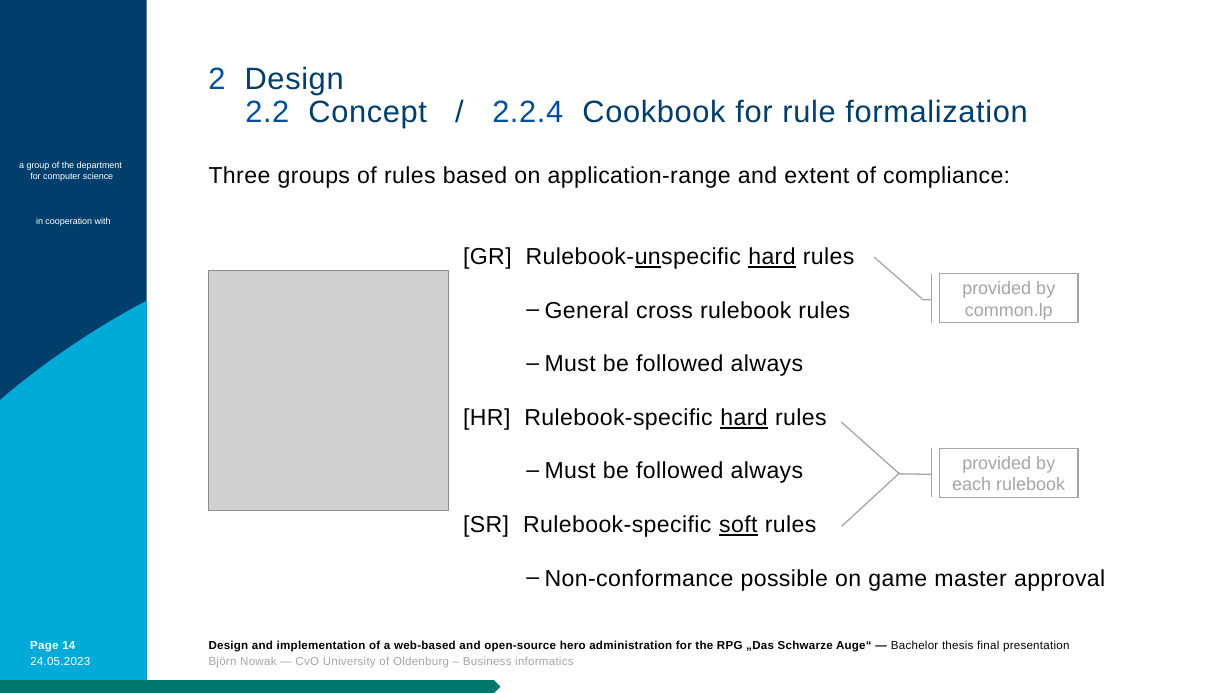
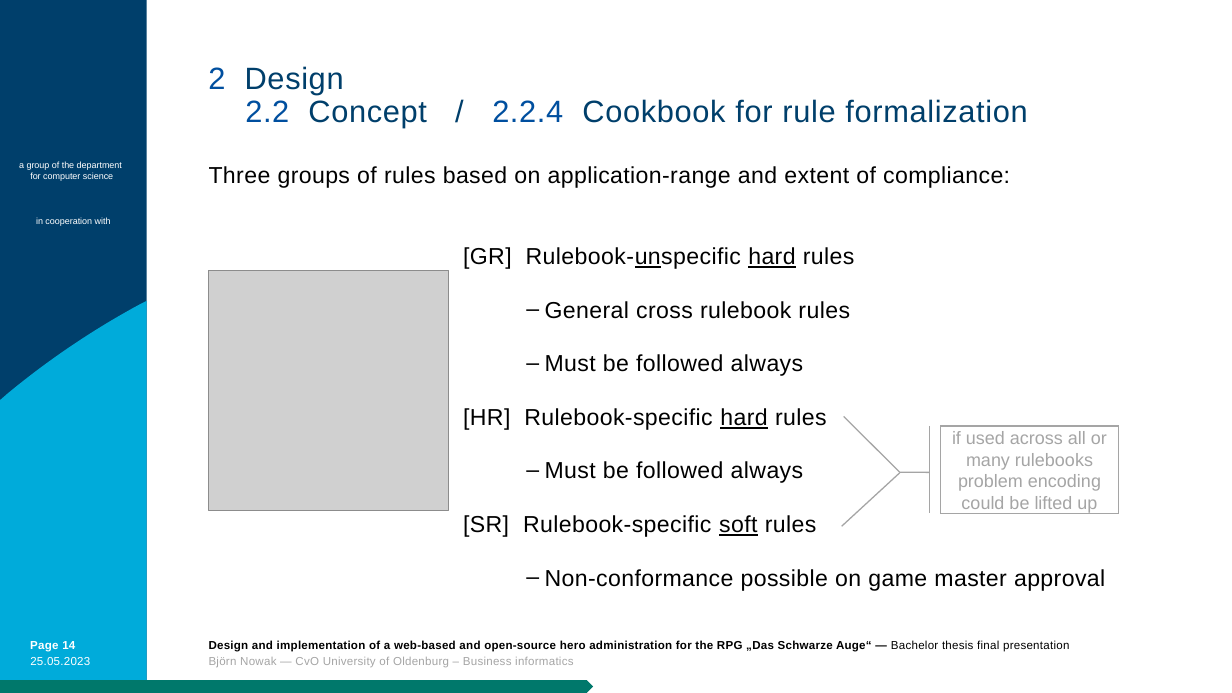
Before and after one commit to bjoern-nowak/bachelorthesis, a slide deck: slide 14 of presentation/BA_Nowak_AP.pptx. Drawn at 1232x693 pixels with LibreOffice and Linux fonts; fonts in the diff are those of the drawing; grey boxes stand for pictures; background and template pictures are left out. Boxes give left, top, right and bottom in pixels: in the first picture for what was removed or moved away, otherwise in the second. Text is boxed around its words. In the diff, an @@ line names an element or a change of style, - is before the commit and + after.

```diff
--- a/presentation/BA_Nowak_AP.pptx
+++ b/presentation/BA_Nowak_AP.pptx
@@ accent border callout removed at (940, 274, 1079, 323) @@
-provided by common.lp
@@ accent border callout "if used across all or ...": place and size @@
-accent border callout "if used across all or ..." at (940, 448, 1079, 497)
+accent border callout "if used across all or ..." at (941, 426, 1119, 513)
@@ accent border callout "if used across all or ..." at (941, 426, 1119, 513): proportions changed @@
@@ text in accent border callout at (952, 431, 1107, 513): text changed @@
-provided by each rulebook
+if used across all or many rulebooks problem encoding could be lifted up
@@ text at (30, 657, 90, 665): text changed @@
-24.05.2023
+25.05.2023
@@ pentagon arrow: place and size @@
-pentagon arrow at (0, 680, 501, 693)
+pentagon arrow at (0, 680, 593, 693)
```
Also in this commit, not shown: 40 other slides changed, 2 other files.
